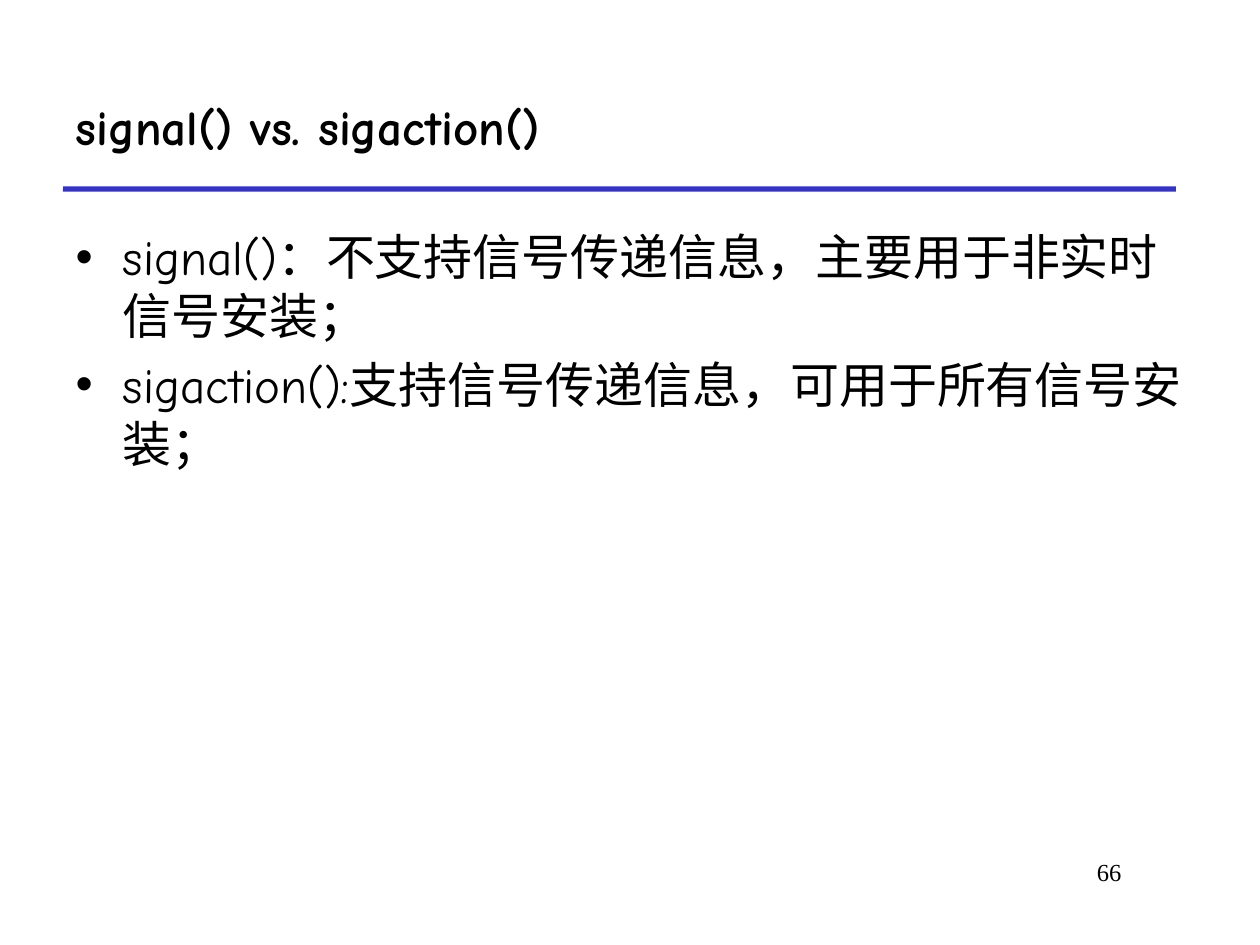
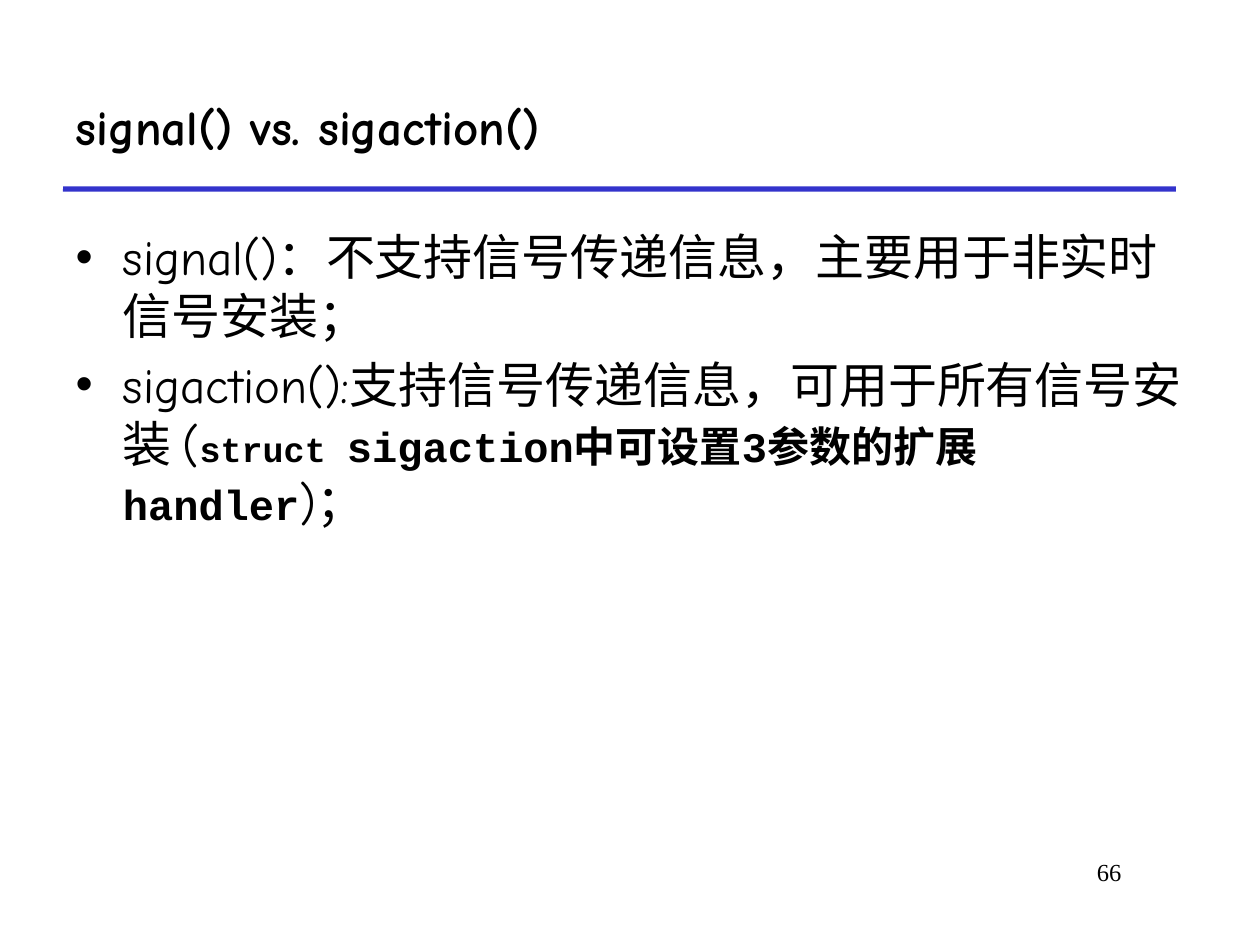
Before and after one commit to functionx37/Homework-in-RUC, a slide deck: slide 66 of Foundations of Computer Systems II/Coursewares/4-signal.pptx. Drawn at 1260x945 pixels with LibreOffice and Linux fonts; fonts in the diff are those of the drawing. Boxes give left, top, right and bottom in pixels: in the first picture for what was removed or moved away, otherwise in the second. Text is boxed around its words. In the diff, an @@ line names an element or a change of style, - is before the commit and + after.

```diff
--- a/Foundations of Computer Systems II/Coursewares/4-signal.pptx
+++ b/Foundations of Computer Systems II/Coursewares/4-signal.pptx
@@ text at bbox=[123, 361, 1182, 466]: text changed @@
-• sigaction():支持信号传递信息，可用于所有信号安装；
+• sigaction():支持信号传递信息，可用于所有信号安装 (struct sigaction中可设置3参数的扩展handler)；
```
Also in this commit, not shown: 12 other slides changed, 32 other files.
